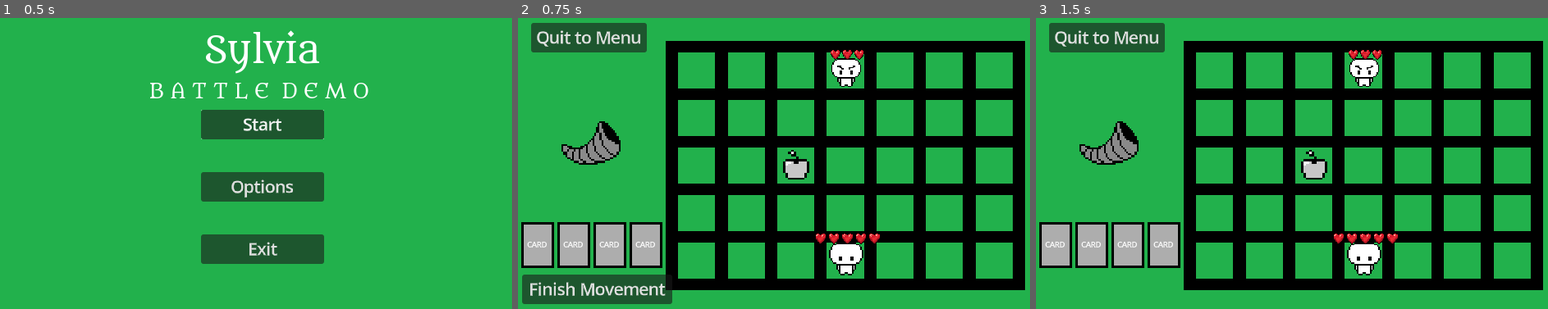
Above: before the commit, frames 1-3 (left to right).
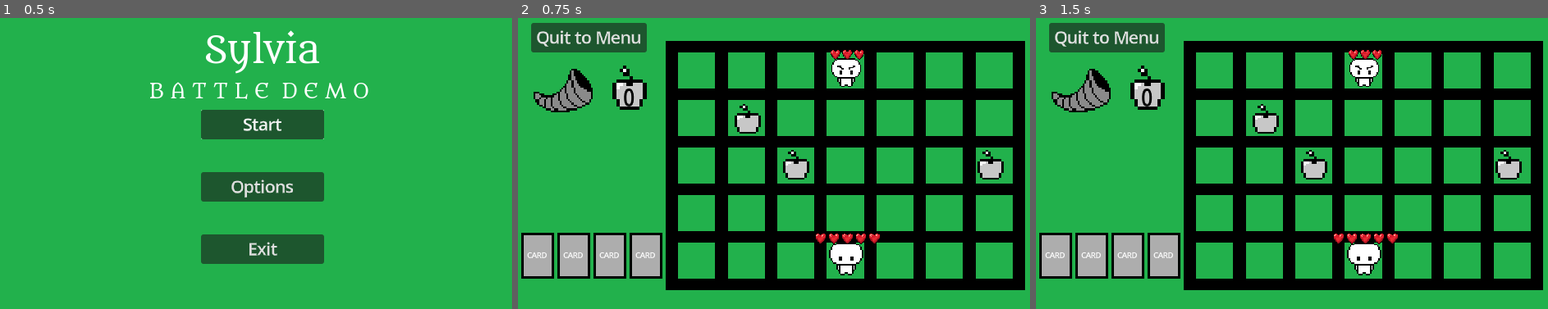
Above: after the commit, the same moments.

Repository: Endermandels/Sylvia
Game: Godot game, scene res://start_menu/start_menu.tscn
Same seed, same stepped clock (60 frames per second), same inputs: the game is played once before the commit and once after it.
Inputs (mouse positions are in pixels of both pictures, inside the frame that each line leads up to):
- Up to frame 1 (0.5 s): no input
- Up to frame 2 (0.75 s): click "Start" at 0.5 s
- Up to frame 3 (1.5 s): click (1112, 288) at 1.25 s, where only the run before the commit has a clickable "Finish Movement"

Frame 1 is identical in both runs. In frame 2, 8.4% of the frame differs, in the area x 0-95%, y 16-99%; in frame 3, 5.9%.

Commit message:
Resolve conflicts with main

Diff:
--- a/battle/BattleScene.gd
+++ b/battle/BattleScene.gd
@@ -17,11 +17,14 @@
 	ENEMY_TURN
 }
 
-@onready var collect_food_button = $CollectFoodButton
-@onready var finish_movement_button = $FinishMovementButton
+@onready var collect_food_button = $UI/Control/CollectFoodButton
+@onready var finish_movement_button = $UI/Control/FinishMovementButton
+@onready var attack_button = $UI/Control/AttackButton
 
 @onready var food_spaces = $FoodSpaces
 @onready var spaces = $Spaces
+@onready var enemies = $Enemies
+@onready var food_counter = $FoodCounter
 
 var gamestate = State.PLAYER_TURN
 var actions_taken = []
@@ -31,9 +34,6 @@
 
 # Reference to the current character
 var current_char = null
-
-# Stop all player actions until the player has made a decision
-var is_making_decision = false
 
 signal enemys_turn
 
@@ -45,9 +45,7 @@
 	set_process_input(true)
 	hide_nodes()
 	decide_turn_order()
-	if Settings.keyboard_toggle:
-		$UI/Control/Quit.grab_focus()
-
+	players_turn()
 
 func hide_nodes():
 	collect_food_button.visible = false
@@ -93,38 +91,41 @@
 Either enemy just ended their turn or player has used an action.
 """
 func players_turn():
+	collect_food_button.visible = false
+	finish_movement_button.visible = false
+	attack_button.visible = false
+
 	if not current_char.can_act():
-		collect_food_button.visible = false
-		finish_movement_button.visible = false
 		return
 
 	# Show Collect Food Button if:
 	# player starts their turn on a food space
 	# and they have room to collect more morsels
 	if not 'collect_food' in actions_taken and current_char.can_collect_food():
-		for food in food_spaces.get_children():
-			if food.grid_pos[0] == current_char.grid_pos[0] and \
-				food.grid_pos[1] == current_char.grid_pos[1]:
-				collect_food_button.visible = true
-				break
-			else:
-				collect_food_button.visible = false
-	else:
-		collect_food_button.visible = false
+		if get_food_under_character():
+			collect_food_button.visible = true
 
-	if not 'movement' in actions_taken:
-		finish_movement_button.visible = true
-	else:
-		finish_movement_button.visible = false
+	if not 'attack' in actions_taken and len(enemies_in_range(current_char.get_attack_range())) > 0:
+		attack_button.visible = true
+
 
 """
 FOOD
 """
+# check if play is standing on a food space, return that food node
+func get_food_under_character():
+	for food in food_spaces.get_children():
+		if food.grid_pos == current_char.grid_pos:
+			return food
+	return null
+
 
 func _on_collect_food_button_pressed():
 	current_char.collect_food()
 	current_char.use_action()
 	actions_taken.append('collect_food')
+	get_food_under_character().queue_free() # make that food item disapear.
+	food_counter.increment_count() # increment the food counter
 	players_turn()
 
 """
@@ -132,19 +133,61 @@
 """
 
 func _on_finish_movement_button_pressed():
+	current_char.use_action()
 	actions_taken.append('movement')
-	current_char.use_action()
 	players_turn()
 
 """
 Find the space with the mouse pointer in it.
 Then try and move the player to that space.
-Hide the collect food button if the player does move.
+Hide other action buttons if the player moves.
+Show finish movement button if the player moves.
 """
 func move_char():
 	if gamestate == State.PLAYER_TURN and current_char.can_act() and not 'movement' in actions_taken:
 		for space in spaces.get_children():
 			if space.has_mouse:
 				if current_char.move_char(space.global_position, space.grid_pos):
-					# Need to remove the option to collect food after moving
+					# Need to remove other actions while moving
 					collect_food_button.visible = false
+					attack_button.visible = false
+					finish_movement_button.visible = true
+
+"""
+ATTACK
+"""
+
+func _on_attack_button_pressed():
+	print('attack')
+	var choices = enemies_in_range(current_char.get_attack_range())
+	var chosen_enemy = null
+
+	if len(choices) > 1:
+		#TODO: Implement Selection between multiple enemies
+		pass
+	else:
+		chosen_enemy = choices[0]
+
+	current_char.attack(chosen_enemy)
+	current_char.use_action()
+	actions_taken.append('attack')
+	players_turn()
+
+"""
+Check if there is an enemy within a custom range of the current character.
+The custom_range parameter is a list of coordinates from the current character's grid position.
+(E.G. [[0,1],[0,-1],[1,0],[-1,0]])
+
+Returns:
+	in_range - which enemies are in range of attack (or ability).
+	If in_range is null, there are no enemies in range.
+"""
+func enemies_in_range(custom_range):
+	var in_range = []
+	for enemy in enemies.get_children():
+		for coord in custom_range:
+			if enemy.enemy_pos[0] == coord[0] + current_char.grid_pos[0] and \
+				enemy.enemy_pos[1] == coord[1] + current_char.grid_pos[1]:
+				in_range.append(enemy)
+				break
+	return in_range
--- a/battle/BattleScene.tscn
+++ b/battle/BattleScene.tscn
@@ -12,6 +12,7 @@
 [ext_resource type="AudioStream" uid="uid://88wruo2jyoh8" path="res://Music/battle_music (surf).ogg" id="10_i4mvg"]
 [ext_resource type="PackedScene" uid="uid://dxqbt1cqviw66" path="res://card_ui/card_ui.tscn" id="11_23mjc"]
 [ext_resource type="Script" path="res://battle_ui/hand.gd" id="11_o3fgr"]
+[ext_resource type="PackedScene" uid="uid://d0dini4k6lsu7" path="res://battle_ui/food_count.tscn" id="13_dakvr"]
 
 [sub_resource type="GDScript" id="GDScript_76nkh"]
 script/source = "extends Button
@@ -249,6 +250,19 @@
 collision_layer = 2
 collision_mask = 0
 grid_pos = [6, 4]
+
+[node name="FoodSpaces" type="Node2D" parent="."]
+
+[node name="Food" parent="FoodSpaces" instance=ExtResource("9_1n73l")]
+position = Vector2(339, 182)
+
+[node name="Food2" parent="FoodSpaces" instance=ExtResource("9_1n73l")]
+position = Vector2(280, 126)
+grid_pos = [1, 1]
+
+[node name="Food3" parent="FoodSpaces" instance=ExtResource("9_1n73l")]
+position = Vector2(576, 182)
+grid_pos = [6, 2]
 
 [node name="Enemies" type="Node2D" parent="."]
 
@@ -269,7 +283,7 @@
 offset_bottom = 40.0
 script = ExtResource("7_w84vo")
 
-[node name="Quit" type="Button" parent="UI/Control"]
+[node name="QuitButton" type="Button" parent="UI/Control"]
 layout_mode = 0
 offset_left = 16.0
 offset_top = 9.0
@@ -279,13 +293,40 @@
 script = SubResource("GDScript_76nkh")
 metadata/_edit_use_anchors_ = true
 
+[node name="CollectFoodButton" type="Button" parent="UI/Control"]
+layout_mode = 0
+offset_left = 7.0
+offset_top = 171.0
+offset_right = 140.0
+offset_bottom = 205.0
+text = "Collect Food"
+
+[node name="FinishMovementButton" type="Button" parent="UI/Control"]
+layout_mode = 0
+offset_left = 8.0
+offset_top = 213.0
+offset_right = 165.0
+offset_bottom = 247.0
+theme_override_font_sizes/font_size = 17
+text = "Finish Movement"
+
+[node name="AttackButton" type="Button" parent="UI/Control"]
+layout_mode = 0
+offset_left = 9.0
+offset_top = 129.0
+offset_right = 83.0
+offset_bottom = 163.0
+text = "Attack"
+
 [node name="EndOfTurn" parent="." instance=ExtResource("7_np6ef")]
-position = Vector2(90, 152)
-
-[node name="FoodSpaces" type="Node2D" parent="."]
-
-[node name="Food" parent="FoodSpaces" instance=ExtResource("9_1n73l")]
-position = Vector2(339, 182)
+position = Vector2(56, 88)
+
+[node name="FoodCounter" parent="." instance=ExtResource("13_dakvr")]
+offset_left = 136.0
+offset_top = 88.0
+offset_right = 136.0
+offset_bottom = 88.0
+scale = Vector2(0.836259, 0.836259)
 
 [node name="AudioStreamPlayer" type="AudioStreamPlayer" parent="."]
 stream = ExtResource("10_i4mvg")
@@ -307,9 +348,9 @@
 anchor_top = 1.0
 anchor_bottom = 1.0
 offset_left = 4.0
-offset_top = -108.041
+offset_top = -95.0
 offset_right = 176.0
-offset_bottom = -52.041
+offset_bottom = -39.0
 grow_vertical = 0
 alignment = 1
 script = ExtResource("11_o3fgr")
@@ -326,24 +367,11 @@
 [node name="CardUI4" parent="BattleUI/Hand" instance=ExtResource("11_23mjc")]
 layout_mode = 2
 
-[node name="CollectFoodButton" type="Button" parent="."]
-offset_left = 23.0
-offset_top = 210.0
-offset_right = 156.0
-offset_bottom = 244.0
-text = "Collect Food"
-
-[node name="FinishMovementButton" type="Button" parent="."]
-offset_left = 5.0
-offset_top = 316.0
-offset_right = 188.0
-offset_bottom = 350.0
-text = "Finish Movement"
-
 [connection signal="enemys_turn" from="." to="Enemies/Jerry" method="_on_battle_scene_enemys_turn"]
 [connection signal="end_turn" from="Enemies/Jerry" to="." method="_on_enemy_end_turn"]
 [connection signal="ready" from="UI/Control" to="UI/Control" method="_on_ready"]
-[connection signal="pressed" from="UI/Control/Quit" to="UI/Control/Quit" method="_on_pressed"]
+[connection signal="pressed" from="UI/Control/QuitButton" to="UI/Control/QuitButton" method="_on_pressed"]
+[connection signal="pressed" from="UI/Control/CollectFoodButton" to="." method="_on_collect_food_button_pressed"]
+[connection signal="pressed" from="UI/Control/FinishMovementButton" to="." method="_on_finish_movement_button_pressed"]
+[connection signal="pressed" from="UI/Control/AttackButton" to="." method="_on_attack_button_pressed"]
 [connection signal="end_turn" from="EndOfTurn" to="." method="_on_end_of_turn_end_turn"]
-[connection signal="pressed" from="CollectFoodButton" to="." method="_on_collect_food_button_pressed"]
-[connection signal="pressed" from="FinishMovementButton" to="." method="_on_finish_movement_button_pressed"]
--- a/battle/Character.gd
+++ b/battle/Character.gd
@@ -69,6 +69,11 @@
 		return true
 	return false
 
+func attack(enemy):
+	print(enemy.name + " attacked for " + str(stats.atk))
+	enemy.stats.receiveDMG(stats.atk)
+	print(enemy.name + " remaining HP " + str(enemy.stats.hp))
+
 func reset_stats():
 	stats.reset()
 
@@ -78,6 +83,9 @@
 func use_action():
 	stats.use_action()
 
+func get_attack_range():
+	return stats.get_attack_range()
+
 func can_collect_food():
 	return stats.can_collect_morsel()
 
--- a/battle/Enemy.gd
+++ b/battle/Enemy.gd
@@ -65,15 +65,15 @@
 func generate_turn_list(possible_actions, pos, speed, num_actions):
 	if num_actions == 0: return
 	var turn_list = []
-	var stats = [pos, speed]
+	var char_stats = [pos, speed]
 	for action in possible_actions:
 		var action_args = []
 
 		# Below for loop puts the necessary arguments needed
 		# for the function given in action[0].
-		for i in range(len(stats)):
+		for i in range(len(char_stats)):
 			if action[i+1]:
-				action_args.append(stats[i])
+				action_args.append(char_stats[i])
 
 		# callv first parameter is a string used to call the corresponding
 		# function.
@@ -189,7 +189,7 @@
 func update_visual_position(new_pos):
 	# Gets the number corresponding to the specific space node that we
 	# want to go to.
-	var space_loc : int = enemy_pos[0] + 7 * enemy_pos[1]
+	var space_loc : int = new_pos[0] + 7 * new_pos[1]
 
 	"""
 	The space nodes can be found in the absolute path
--- a/battle/Enemy.tscn
+++ b/battle/Enemy.tscn
@@ -16,7 +16,6 @@
 scale = Vector2(1.53333, 1.53333)
 texture = ExtResource("2_olglr")
 hframes = 4
-script = ExtResource("1_0foq6")
 
 [node name="heartsContainer" parent="Sprite2D" instance=ExtResource("3_08k4c")]
 offset_left = -49.2754
--- a/battle/Stats.gd
+++ b/battle/Stats.gd
@@ -9,14 +9,14 @@
 @export var MOR = 3 # maximum morsel count
 # Morsels are used for abilities and certain items.
 
+# Coordinates from unit's grid position
+@export var attack_range = [[0,1],[0,-1],[1,0],[-1,0]]
 
-var hp = HP
-var atk = ATK
-var act = ACT
-var mov = MOV
-var mor = 0
-
-
+@onready var hp = HP
+@onready var atk = ATK
+@onready var act = ACT
+@onready var mov = MOV
+@onready var mor = 0
 
 func can_perform_act():
 	return act > 0
@@ -24,15 +24,18 @@
 func can_collect_morsel():
 	return mor < MOR
 
+func get_attack_range():
+	return attack_range
+
 func move(spaces):
 	mov -= spaces
 
 func receiveDMG(damage):
 	hp -= damage
 
-#temporarily set hp back to max hp when player dies
+	#temporarily set hp back to max hp when player dies
 	if hp <= 0:
-		print("Player Died, resetting HP...")
+		print("Unit Died, resetting HP...")
 		hp = HP
 
 	#update hearts container
--- a/battle/food.gd
+++ b/battle/food.gd
@@ -1,6 +1,6 @@
 extends Node2D
 
-var grid_pos = [2, 2]
+@export var grid_pos = [2, 2]
 
 # TODO: Respawn Food at a random location after collecting a morsel.
 func set_grid_pos(x, y):
--- a/battle/hearts_container.tscn
+++ b/battle/hearts_container.tscn
@@ -1,6 +1,7 @@
-[gd_scene load_steps=2 format=3 uid="uid://blul8swm87aem"]
+[gd_scene load_steps=3 format=3 uid="uid://blul8swm87aem"]
 
 [ext_resource type="Script" path="res://battle/hearts_container.gd" id="1_x0vii"]
+[ext_resource type="PackedScene" uid="uid://bk4y0qroc24of" path="res://battle/heart_gui.tscn" id="2_q6cd4"]
 
 [node name="heartsContainer" type="HBoxContainer"]
 offset_left = -28.0
@@ -11,3 +12,12 @@
 theme_override_constants/separation = 1
 alignment = 1
 script = ExtResource("1_x0vii")
+
+[node name="heartGUI" parent="." instance=ExtResource("2_q6cd4")]
+layout_mode = 2
+
+[node name="heartGUI2" parent="." instance=ExtResource("2_q6cd4")]
+layout_mode = 2
+
+[node name="heartGUI3" parent="." instance=ExtResource("2_q6cd4")]
+layout_mode = 2
--- /dev/null
+++ b/battle_ui/food_count.gd
@@ -0,0 +1,24 @@
+extends Control
+
+# the current count of collected food items.
+var food_count: int = 0
+
+# reference to the Label node to display the count.
+@onready var label: Label = $Sprite2D/Label
+
+func _ready():
+	update_label() # initializes with 0
+
+func increment_count():
+	# increments the count by one.
+	food_count += 1
+	update_label()
+
+func set_count(value: int):
+	# sets the count to a specific number.
+	food_count = value
+	update_label()
+
+func update_label():
+	# updates the label with the current count.
+	label.text = str(food_count)
--- /dev/null
+++ b/battle_ui/food_count.tscn
@@ -0,0 +1,31 @@
+[gd_scene load_steps=3 format=3 uid="uid://d0dini4k6lsu7"]
+
+[ext_resource type="Texture2D" uid="uid://ci27jwlgn78tc" path="res://assets/apple.png" id="1_lcmds"]
+[ext_resource type="Script" path="res://battle_ui/food_count.gd" id="1_riikw"]
+
+[node name="FoodCounter" type="Control"]
+layout_mode = 3
+anchors_preset = 15
+anchor_right = 1.0
+anchor_bottom = 1.0
+grow_horizontal = 2
+grow_vertical = 2
+script = ExtResource("1_riikw")
+
+[node name="Sprite2D" type="Sprite2D" parent="."]
+scale = Vector2(4.91667, 4.91667)
+texture = ExtResource("1_lcmds")
+
+[node name="Label" type="Label" parent="Sprite2D"]
+anchors_preset = -1
+offset_left = -1.62712
+offset_top = -2.44068
+offset_right = 22.3729
+offset_bottom = 42.5593
+scale = Vector2(0.153307, 0.195869)
+theme_override_colors/font_color = Color(0, 0, 0, 1)
+theme_override_font_sizes/font_size = 36
+text = "0"
+horizontal_alignment = 1
+vertical_alignment = 1
+metadata/_edit_use_anchors_ = true
Not shown: 1 places in battle/BattleScene.tscn that only renumber resources
